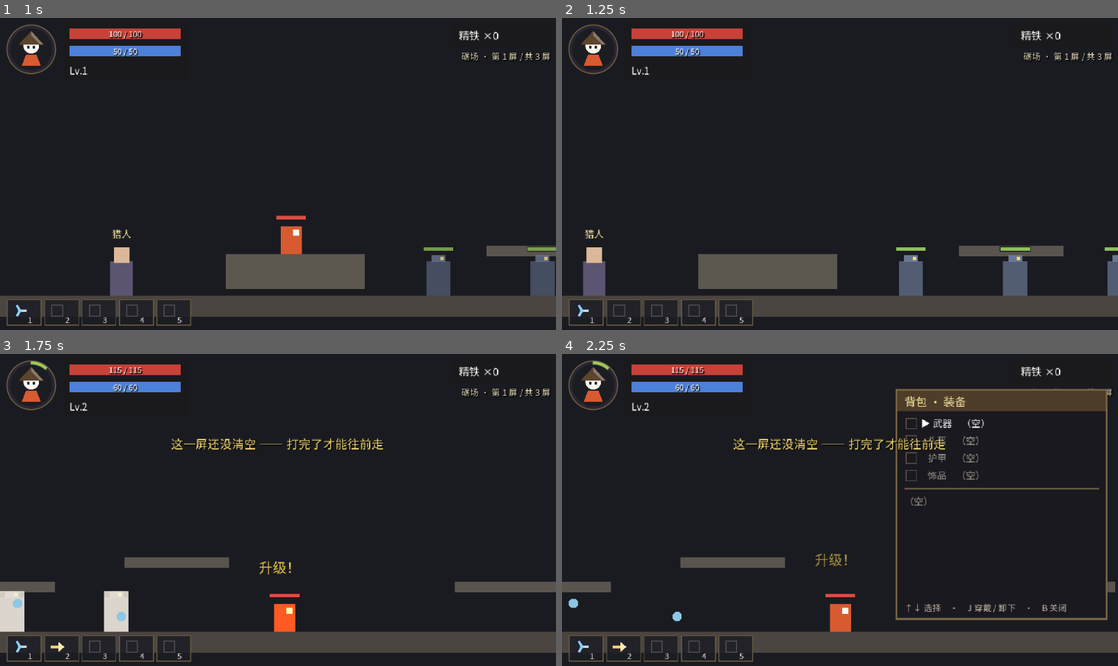
Above: before the commit, frames 1-4 (two rows, left to right).
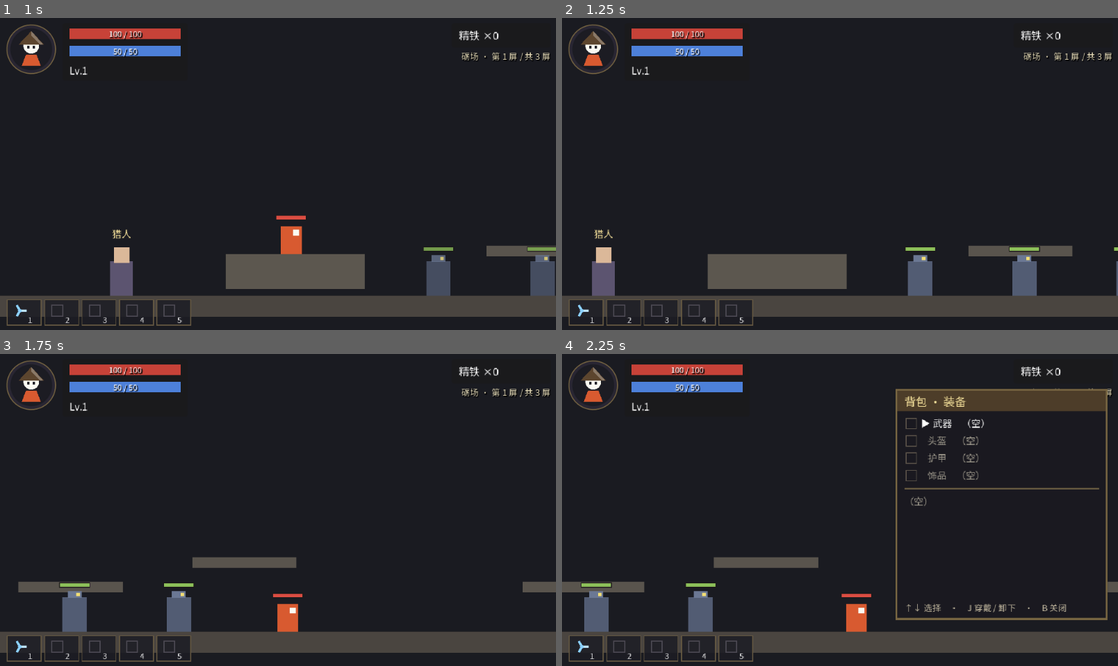
Above: after the commit, the same moments.

Repository: aachean/bailian
Game: Godot game, scene res://tests/shot_atlas.tscn
The game is run twice, just before and just after one commit, with the same random seed, the same clock (stepped at 60 frames per second) and the same inputs. This scene is started directly instead of the project's main scene.
Inputs (mouse positions are in pixels of both pictures, inside the frame that each line leads up to):
- Up to frame 1 (1 s): tap Enter (ui_accept) at 0.5 s; move the mouse to (400, 158) at 0.52 s; hold D (move_right) from 0.53 s (still down); tap P (atlas) at 0.6 s; click (400, 158) at 0.67 s; tap Space (jump) at 0.77 s
- Up to frame 2 (1.25 s): keep holding D (move_right)
- Up to frame 3 (1.75 s): keep holding D (move_right); move the mouse to (166, 525) at 1.27 s; tap J (attack) at 1.35 s; tap Space (jump) at 1.52 s
- Up to frame 4 (2.25 s): move the mouse to (895, 441) at 2.02 s; release D (move_right) at 2.03 s; hold A (move_left) from 2.03 s (still down); hold B (bag) from 2.03 s (still down)

Frame 1 is identical in both runs. In frame 2, 2.4% of the frame differs, in the area x 3-100%, y 67-90%; in frame 3, 5.3%, in the area x 0-94%, y 2-96%; in frame 4, 3.5%.

Commit message:
fix: 横幅在 CanvasLayer 下用锚点无效，改回显式尺寸；截图脚本补 restart 冒充
- stage.gd 的横幅：set_anchors_preset 在 CanvasLayer 下不生效（框宽停在 0，
  文字从屏幕左边溢出）—— 改回显式 position + 视口尺寸的 size，且每次写文案时校一次
- tests/shot_atlas.gd：根节点补一个空壳 restart()，否则死亡界面走原地满血分支，
  拍到的是站起来而不是二选一；撞墙那张改成真的跑过去撞上（提示只在 20px 内触发）
- README：屏长 / 挡墙 / 分批 / 死亡二选一 四处同步 + 补第三条断言纪律（Parse Error）

Diff:
--- a/scripts/core/stage.gd
+++ b/scripts/core/stage.gd
@@ -369,13 +369,15 @@
 	lbl.add_theme_constant_override("shadow_offset_x", 1)
 	lbl.add_theme_constant_override("shadow_offset_y", 1)
 	lbl.horizontal_alignment = HORIZONTAL_ALIGNMENT_CENTER
-	# 宽度用**视口**而不是屏宽：屏比视口宽了之后，写 SCREEN_WIDTH 会让字居中到屏幕外
-	var vw := get_viewport().get_visible_rect().size.x
-	lbl.position = Vector2(0.0, 92.0)
-	lbl.size = Vector2(vw, 26.0)
 	lbl.mouse_filter = Control.MOUSE_FILTER_IGNORE
 	lbl.modulate.a = 0.0
+	lbl.position = Vector2(0.0, 92.0)
 	cl.add_child(lbl)
+	# 宽度**跟着视口**（而不是写死屏宽）：屏比视口宽，写 SCREEN_WIDTH 会让字
+	# 居中到屏幕外。
+	# **别改成锚点**（set_anchors_preset）：父节点是 CanvasLayer，不是 Control，
+	# 锚点在这条路径上不生效 —— 实测框宽会停在 0，字从左边溢出屏幕（拍出来了才看见）
+	lbl.size = Vector2(get_viewport().get_visible_rect().size.x, 26.0)
 	_banner_label = lbl
 
 
@@ -384,6 +386,9 @@
 func _banner(text: String) -> void:
 	if _banner_label == null:
 		return
+	# 每写一次就校一次宽度：窗口大小与拉伸模式都可能变，"居中的那行字"
+	# 一旦框宽不对就会跑到屏幕外，而且不报错
+	_banner_label.size = Vector2(get_viewport().get_visible_rect().size.x, 26.0)
 	_banner_label.text = text
 	_banner_label.modulate.a = 1.0
 	if _banner_tween != null and _banner_tween.is_valid():
--- a/tests/shot_atlas.gd
+++ b/tests/shot_atlas.gd
@@ -23,6 +23,13 @@
 const WAVE_GAP := 45
 
 var _bak: Dictionary = {}
+
+
+## 冒充关卡根节点：死亡界面只在 `current_scene` 有 `restart()` 时才弹
+## （没关卡可重开就退回原地满血）。截图脚本的根节点不是关卡，所以补一个空壳 ——
+## 不补的话拍到的是"原地满血站起来了"，和标题对不上
+func restart() -> void:
+	pass
 
 
 func _ready() -> void:
@@ -104,10 +111,16 @@
 	await _frames(20)
 	await _shot("screen_batch1.png")
 
-	# 贴到挡墙前：这里是**看不见的**，所以图上该看到的是"人停住了 + 一行提示"
-	p.global_position = Vector2(SCREEN_W - 40.0, 288.0)
+	# 贴到挡墙前：这里是**看不见的**，所以图上该看到的是"人撞住了 + 一行提示"。
+	# **得真的跑过去撞上** —— 提示的触发条件是人离墙 20px 以内，
+	# 站在 40px 外摆姿势是拍不到的（第一版就是这么拍的，图上什么都没有）
+	p.global_position = Vector2(SCREEN_W - 120.0, 288.0)
 	p.velocity = Vector2.ZERO
-	await _frames(30)
+	await _frames(6)
+	_press("move_right")
+	await _frames(45)
+	_release("move_right")
+	await _frames(12)
 	await _shot("screen_blocked.png")
 
 	# 打死第 1 批 → 等够间隔 → 第 2 批刚淡入那一刻
@@ -160,6 +173,24 @@
 	print("%s err=%d" % [name, img.save_png("res://build/shots/" + name)])
 
 
+## 注入一次「按下 / 松开」。窗口脚本里注入的输入会被整帧跳过（process 与 physics
+## 不同步），所以调用方要留够帧数，必要时循环重试到状态量真的变了
+func _press(action: String) -> void:
+	var ev := InputEventAction.new()
+	ev.action = action
+	ev.pressed = true
+	ev.strength = 1.0
+	Input.parse_input_event(ev)
+
+
+func _release(action: String) -> void:
+	var ev := InputEventAction.new()
+	ev.action = action
+	ev.pressed = false
+	ev.strength = 0.0
+	Input.parse_input_event(ev)
+
+
 func _frames(n: int) -> void:
 	for _i in n:
 		await get_tree().physics_frame
Not shown, changed: README.md
